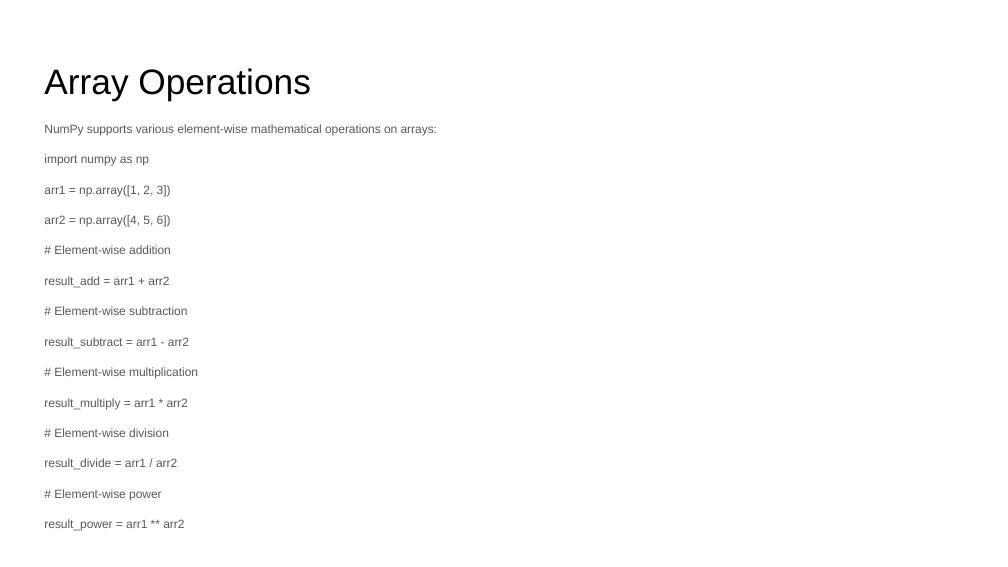
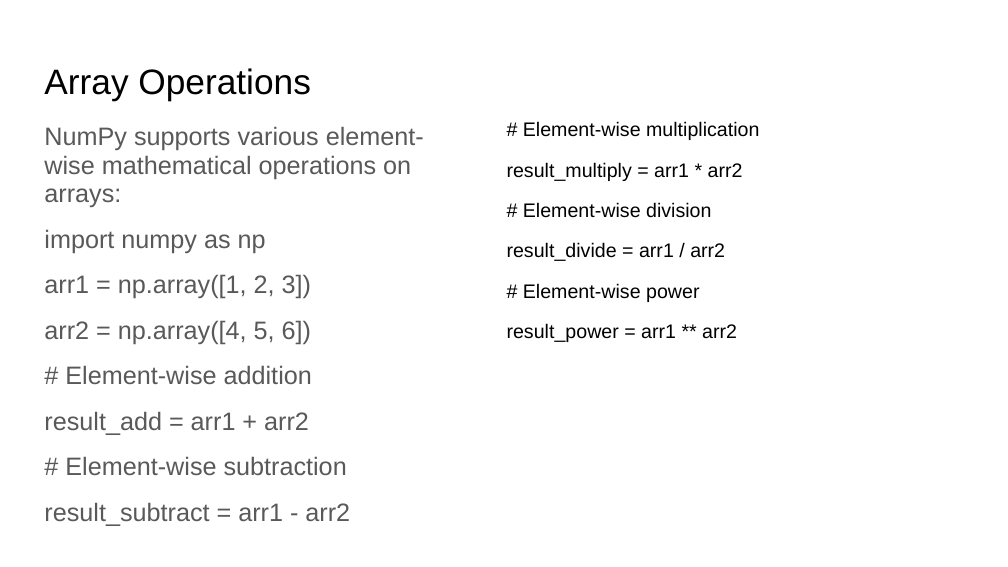
Before and after one commit to shahil04/ds_materials, a slide deck: slide 38 of 5.0_python_6.libraries/python_libraries/1.numpy/Numpy_class.pptx. Drawn at 1008x567 pixels with LibreOffice and Linux fonts; fonts in the diff are those of the drawing. Boxes give left, top, right and bottom in pixels: in the first picture for what was removed or moved away, otherwise in the second. Text is boxed around its words. In the diff, an @@ line names an element or a change of style, - is before the commit and + after.

```diff
--- a/5.0_python_6.libraries/python_libraries/1.numpy/Numpy_class.pptx
+++ b/5.0_python_6.libraries/python_libraries/1.numpy/Numpy_class.pptx
@@ text "NumPy supports various element-wise mathematical ..." at [44, 126, 424, 526]: size 8.6 to 18 pt @@
@@ text added at [507, 121, 759, 342], 14 pt, text #000000 @@
+# Element-wise multiplication
+result_multiply = arr1 * arr2
+# Element-wise division
+result_divide = arr1 / arr2
+# Element-wise power
+result_power = arr1 ** arr2
@@ text at [44, 367, 198, 531]: paragraphs removed @@
-# Element-wise multiplication
-result_multiply = arr1 * arr2
-# Element-wise division
-result_divide = arr1 / arr2
-# Element-wise power
-result_power = arr1 ** arr2
```
Also in this commit, not shown: 7 other slides changed, 38 other files.
